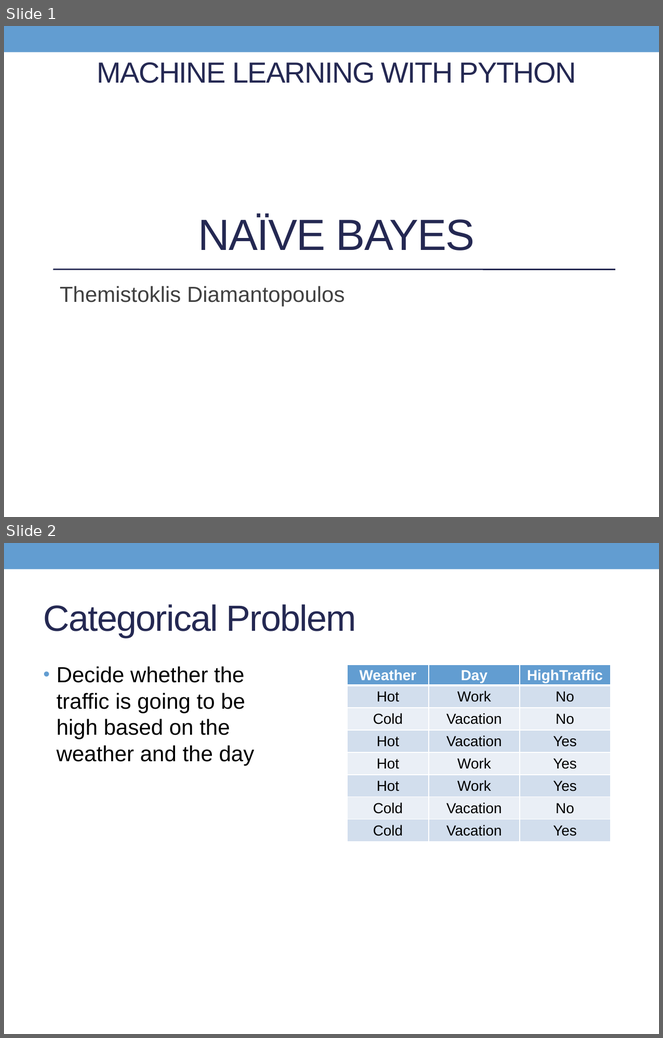
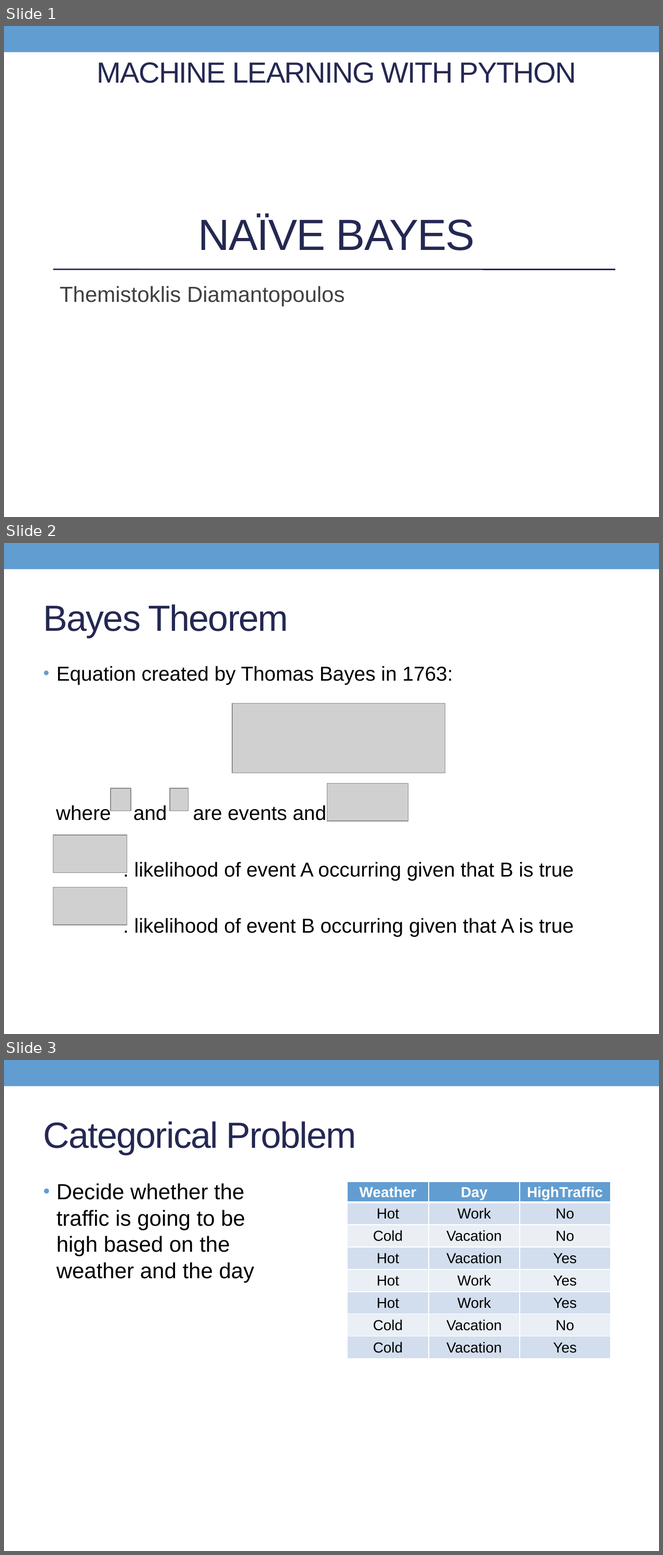
Before and after one commit to thdiaman/machinelearning, a slide deck: presentations/NaiveBayes.pptx. Shown one above the other, each under a label of ours: slides 1 and 2 before the commit, slides 1, 2 and 3 after it. The pictures are 663x1038 and 663x1555 pixels, drawn with LibreOffice and Linux fonts; fonts in the diff are those of the drawing; grey boxes stand for pictures. Boxes give left, top, right and bottom in pixels: in the first picture for what was removed or moved away, otherwise in the second. Text is boxed around its words. In the diff, an @@ line names an element or a change of style, - is before the commit and + after.

Commit message:
Add bayes theorem to naive bayes

```diff
--- a/presentations/NaiveBayes.pptx
+++ b/presentations/NaiveBayes.pptx
@@ slide 2 added at bbox=[4, 543, 659, 1034], background #FFFFFF; not listed: 1 template element that a slide beside it also shows @@
@@ title added at bbox=[44, 604, 288, 638], 40 pt, text #242852 @@
+Bayes Theorem
@@ text added at bbox=[56, 666, 574, 937], 22.2 pt, text #000000 @@
+• Equation created by Thomas Bayes in 1763:
+where and are events and
+: likelihood of event A occurring given that B is true
+: likelihood of event B occurring given that A is true
@@ picture added at bbox=[232, 704, 445, 773] @@
@@ picture added at bbox=[111, 788, 131, 812] @@
@@ picture added at bbox=[170, 788, 188, 812] @@
@@ picture added at bbox=[327, 783, 409, 821] @@
@@ picture added at bbox=[53, 835, 127, 873] @@
@@ picture added at bbox=[53, 888, 127, 926] @@
@@ what was slide 2 is now slide 3 @@
```
Also in this commit, not shown: 2 slides changed, 2 other files.
